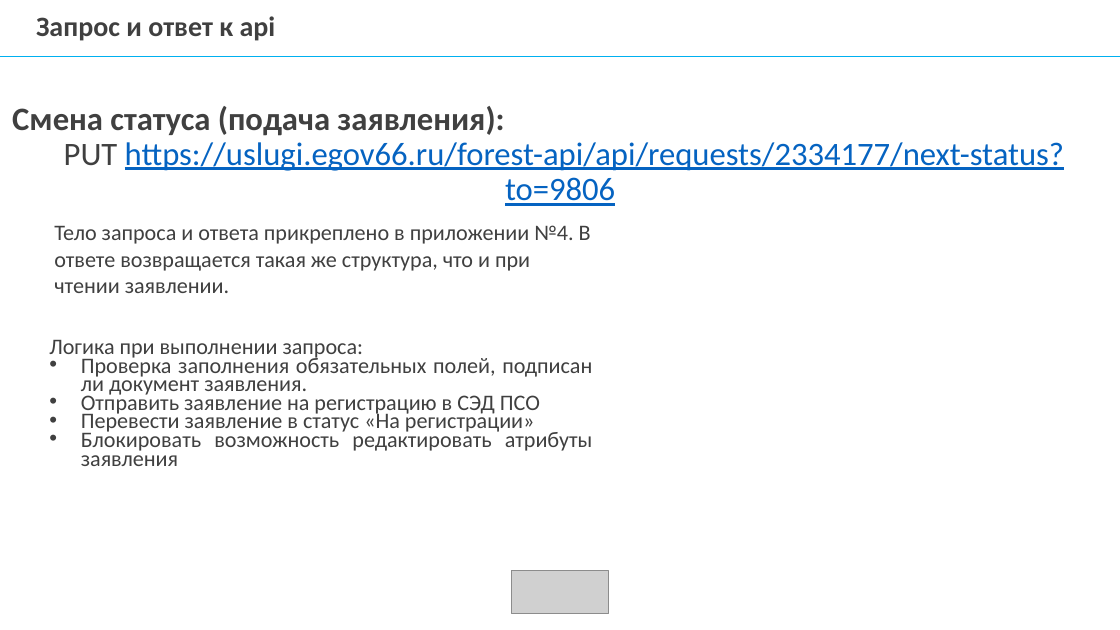
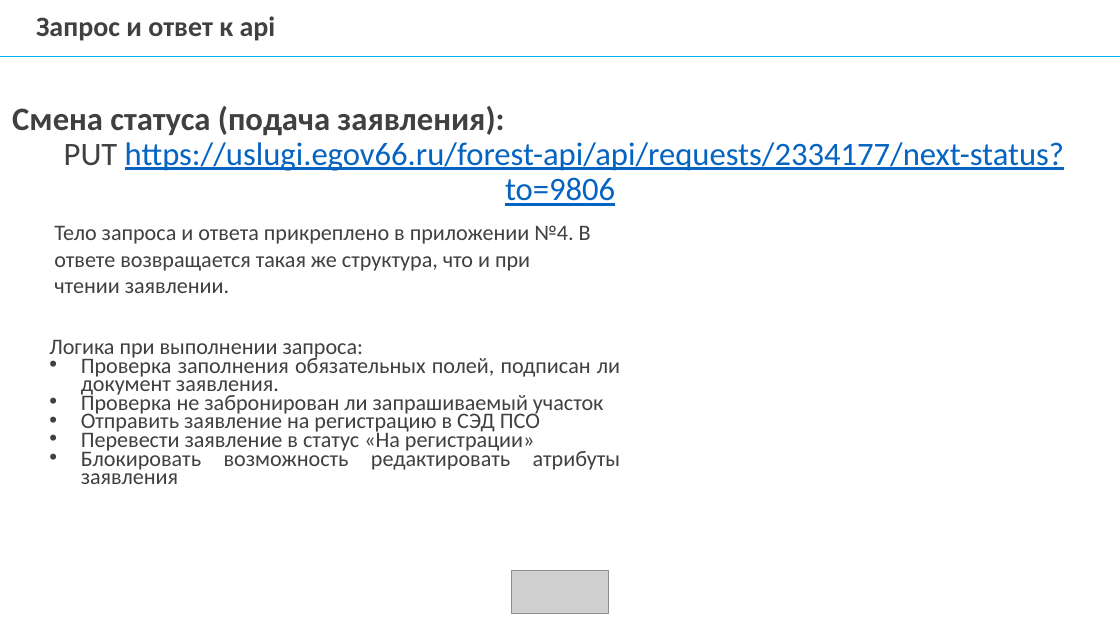
Before and after one commit to mcdodik20008/docs, a slide deck: slide 13 of Презентация диплома.pptx. Drawn at 1120x630 pixels with LibreOffice and Linux fonts; fonts in the diff are those of the drawing; grey boxes stand for pictures; background and template pictures are left out. Boxes give left, top, right and bottom in pixels: in the first picture for what was removed or moved away, otherwise in the second. Text is boxed around its words. In the diff, an @@ line names an element or a change of style, - is before the commit and + after.

```diff
--- a/Презентация диплома.pptx
+++ b/Презентация диплома.pptx
@@ text at (x1=49, y1=340, x2=621, y2=484): text colour #646464 to #404040 in "Логика при выполнении запроса:", "Проверка заполнения обязательных полей, подписан ли документ ...", "Отправить заявление на регистрацию в СЭД ПСО", "Перевести заявление в статус «На регистрации»" and 1 more places @@
@@ text at (x1=81, y1=391, x2=604, y2=416): paragraph added @@
+• Проверка не забронирован ли запрашиваемый участок
```
Also in this commit, not shown: 17 other slides changed, 1 other file.
